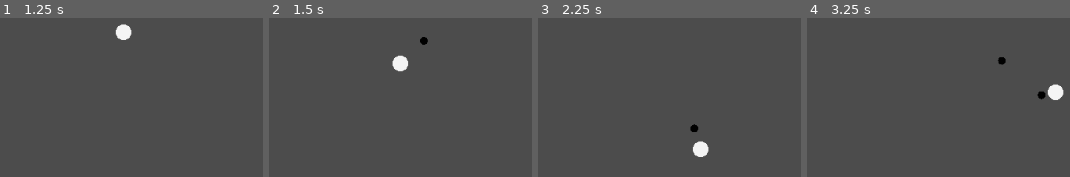
Above: before the commit, frames 1-4 (left to right).
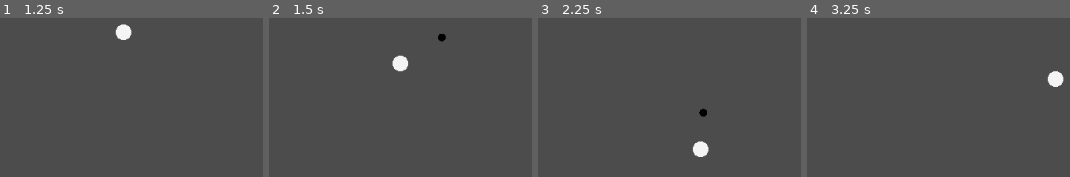
Above: after the commit, the same moments.

Repository: the-alex-g/ScrollMage
Game: Godot game, scene res://World/World.tscn
Same seed, same stepped clock (60 frames per second), same inputs: the game is played once before the commit and once after it.
Inputs:
- Up to frame 1 (1.25 s): tap Enter at 0.5 s; hold D (right) from 0.53 s (still down); tap Keypad 1 (spell_slot_1) at 0.6 s
- Up to frame 2 (1.5 s): release D (right) at 1.28 s; hold S (down) from 1.28 s (still down); tap 2 (spell_slot_2) at 1.35 s
- Up to frame 3 (2.25 s): tap Space at 2 s; release S (down) at 2.03 s; hold D (right) from 2.03 s (still down); tap 3 (spell_slot_3) at 2.1 s
- Up to frame 4 (3.25 s): release D (right) at 2.78 s; hold W (up) from 2.78 s (still down); tap Keypad 1 (spell_slot_1) at 2.85 s

Frame 1 is identical in both runs. In frame 2, 0.2% of the frame differs, in the area x 57-68%, y 10-17%; in frame 3, 0.2%; in frame 4, 1.2%, in the area x 72-98%, y 24-52%.

Commit message:
Add attack superclass
for easier integration of different attack types

Diff:
--- /dev/null
+++ b/project/Attacks/Attack.gd
@@ -0,0 +1,6 @@
+class_name Attack
+extends KinematicBody2D
+
+var damage := 0
+var target_point := Vector2.ZERO
+var from := Vector2.ZERO
--- a/project/Projectiles/BaseProjectile.gd
+++ b/project/Attacks/Projectiles/BaseProjectile.gd
@@ -1,14 +1,15 @@
 class_name Projectile
-extends KinematicBody2D
+extends Attack
 
-export var speed := 100.0
+export var speed := 300.0
 
-var damage := 0
-var direction := 0.0
+func _ready()->void:
+	global_position = from
+	look_at(target_point)
 
 
 func _physics_process(delta:float)->void:
-	var collision := move_and_collide(Vector2.RIGHT.rotated(direction) * speed * delta)
+	var collision := move_and_collide(Vector2.RIGHT.rotated(rotation) * speed * delta)
 	if collision != null:
 		_resolve_collision(collision.collider)
 
--- a/project/Projectiles/BaseProjectile.tscn
+++ b/project/Attacks/Projectiles/BaseProjectile.tscn
@@ -1,13 +1,13 @@
 [gd_scene load_steps=3 format=2]
 
-[ext_resource path="res://Projectiles/BaseProjectile.gd" type="Script" id=1]
+[ext_resource path="res://Attacks/Projectiles/BaseProjectile.gd" type="Script" id=1]
 
 [sub_resource type="CircleShape2D" id=1]
 radius = 5.0
 
 [node name="Projectile" type="KinematicBody2D"]
-collision_layer = 4
-collision_mask = 0
+collision_layer = 8
+collision_mask = 7
 script = ExtResource( 1 )
 
 [node name="CollisionShape2D" type="CollisionShape2D" parent="."]
--- a/project/Projectiles/BasicAttack.tscn
+++ b/project/Attacks/Projectiles/BasicAttack.tscn
@@ -1,6 +1,6 @@
 [gd_scene load_steps=2 format=2]
 
-[ext_resource path="res://Projectiles/BaseProjectile.tscn" type="PackedScene" id=1]
+[ext_resource path="res://Attacks/Projectiles/BaseProjectile.tscn" type="PackedScene" id=1]
 
 [node name="BasicAttack" instance=ExtResource( 1 )]
 collision_layer = 8
--- a/project/CardManager/CardManager.gd
+++ b/project/CardManager/CardManager.gd
@@ -4,10 +4,10 @@
 signal used_card(card)
 
 var _deck := [
-	AttackCard.new("Attack", "1 damage", 0.5, [], 1, "res://Projectiles/BasicAttack.tscn"),
-	AttackCard.new("Attack", "1 damage", 0.5, [], 1, "res://Projectiles/BasicAttack.tscn"),
-	AttackCard.new("Attack", "1 damage", 0.5, [], 1, "res://Projectiles/BasicAttack.tscn"),
-	AttackCard.new("Attack", "1 damage", 0.5, [], 1, "res://Projectiles/BasicAttack.tscn"),
+	AttackCard.new("Attack", "1 damage", 0.5, [], 1, "res://Attacks/Projectiles/BaseProjectile.tscn"),
+	AttackCard.new("Attack", "1 damage", 0.5, [], 1, "res://Attacks/Projectiles/BaseProjectile.tscn"),
+	AttackCard.new("Attack", "1 damage", 0.5, [], 1, "res://Attacks/Projectiles/BaseProjectile.tscn"),
+	AttackCard.new("Attack", "1 damage", 0.5, [], 1, "res://Attacks/Projectiles/BaseProjectile.tscn"),
 ]
 var _slots_available := [true, true, true]
 var _cards := []
@@ -18,6 +18,7 @@
 	$Slot2Timer,
 	$Slot3Timer
 ]
+onready var _refresh_timer : Timer = $RefreshTimer
 
 
 func _ready()->void:
@@ -61,7 +62,7 @@
 		_cards[to] = _deck[0]
 		_deck.remove(0)
 	else:
-		yield($RefreshTimer, "timeout")
+		yield(_refresh_timer, "timeout")
 		_draw_card(to)
 
 
--- a/project/Player/Player.gd
+++ b/project/Player/Player.gd
@@ -47,11 +47,11 @@
 
 func _attack(card:AttackCard)->void:
 	if _target != null:
-		var projectile : Projectile = load(card.projectile_path).instance()
-		projectile.damage = card.damage
-		projectile.global_position = _attack_point.global_position
-		projectile.direction = get_angle_to(_target.global_position)
-		get_parent().add_child(projectile)
+		var attack : Attack = load(card.projectile_path).instance()
+		attack.damage = card.damage
+		attack.from = _attack_point.global_position
+		attack.target_point = _target.global_position
+		get_parent().add_child(attack)
 
 
 func hit(_damage_taken:int)->void:
--- a/project/project.godot
+++ b/project/project.godot
@@ -9,6 +9,11 @@
 config_version=4
 
 _global_script_classes=[ {
+"base": "KinematicBody2D",
+"class": "Attack",
+"language": "GDScript",
+"path": "res://Attacks/Attack.gd"
+}, {
 "base": "Card",
 "class": "AttackCard",
 "language": "GDScript",
@@ -24,12 +29,13 @@
 "language": "GDScript",
 "path": "res://CardManager/CardManager.gd"
 }, {
-"base": "KinematicBody2D",
+"base": "Attack",
 "class": "Projectile",
 "language": "GDScript",
-"path": "res://Projectiles/BaseProjectile.gd"
+"path": "res://Attacks/Projectiles/BaseProjectile.gd"
 } ]
 _global_script_class_icons={
+"Attack": "",
 "AttackCard": "",
 "Card": "",
 "CardManager": "",
